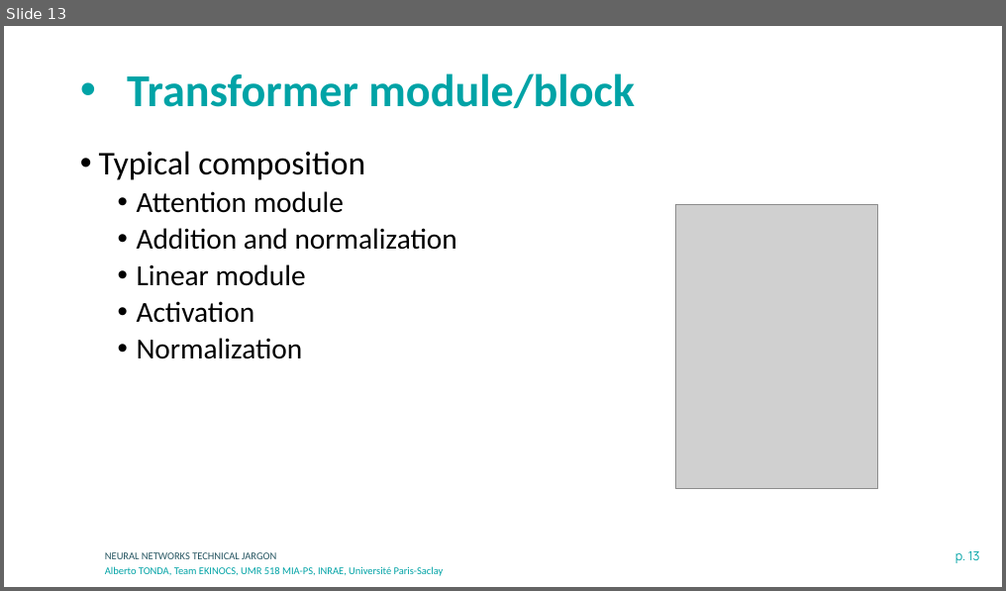
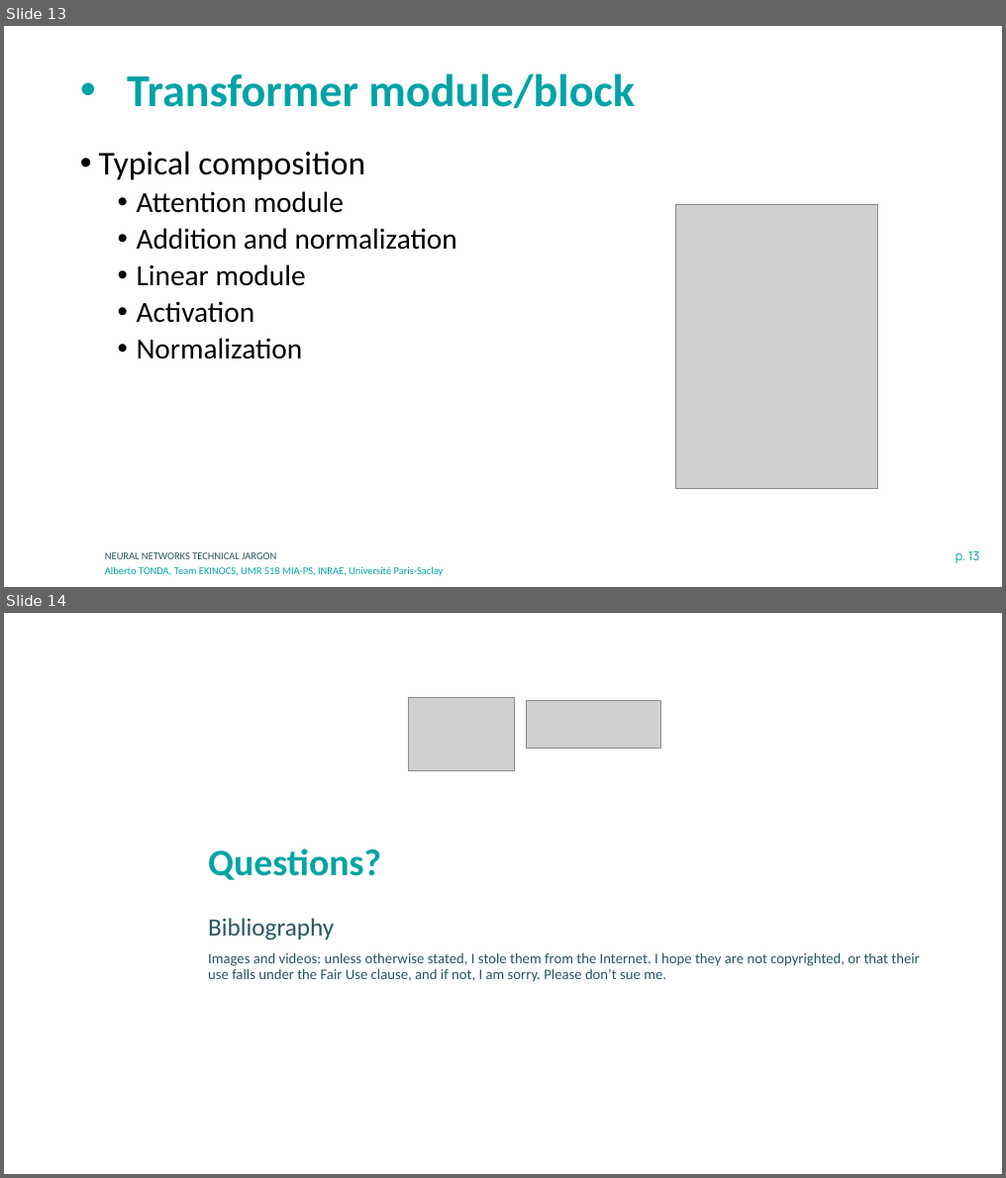
Before and after one commit to albertotonda/teaching, a slide deck: deep-learning-in-practice-with-pytorch/X-jargon.pptx. Shown one above the other, each under a label of ours: slide 13 before the commit, slides 13 and 14 after it. The pictures are 1006x591 and 1006x1178 pixels, drawn with LibreOffice and Linux fonts; fonts in the diff are those of the drawing; grey boxes stand for pictures; background and template pictures are left out. Boxes give left, top, right and bottom in pixels: in the first picture for what was removed or moved away, otherwise in the second. Text is boxed around its words. In the diff, an @@ line names an element or a change of style, - is before the commit and + after.

```diff
--- a/deep-learning-in-practice-with-pytorch/X-jargon.pptx
+++ b/deep-learning-in-practice-with-pytorch/X-jargon.pptx
@@ slide 14 added at [4,613,1002,1174], background #FFFFFF @@
@@ picture added at [408,698,515,771] @@
@@ picture added at [527,700,661,748] @@
@@ title added at [208,849,381,880], 36 pt, text #00A3A6, bold @@
+Questions?
@@ subtitle added at [208,918,919,982], 14 pt, text #275662 @@
+Bibliography
+Images and videos: unless otherwise stated, I stole them from the Internet. I hope they are not copyrighted, or that their use falls under the Fair Use clause, and if not, I am sorry. Please don’t sue me.
```
Also in this commit, not shown: 1 other file.
